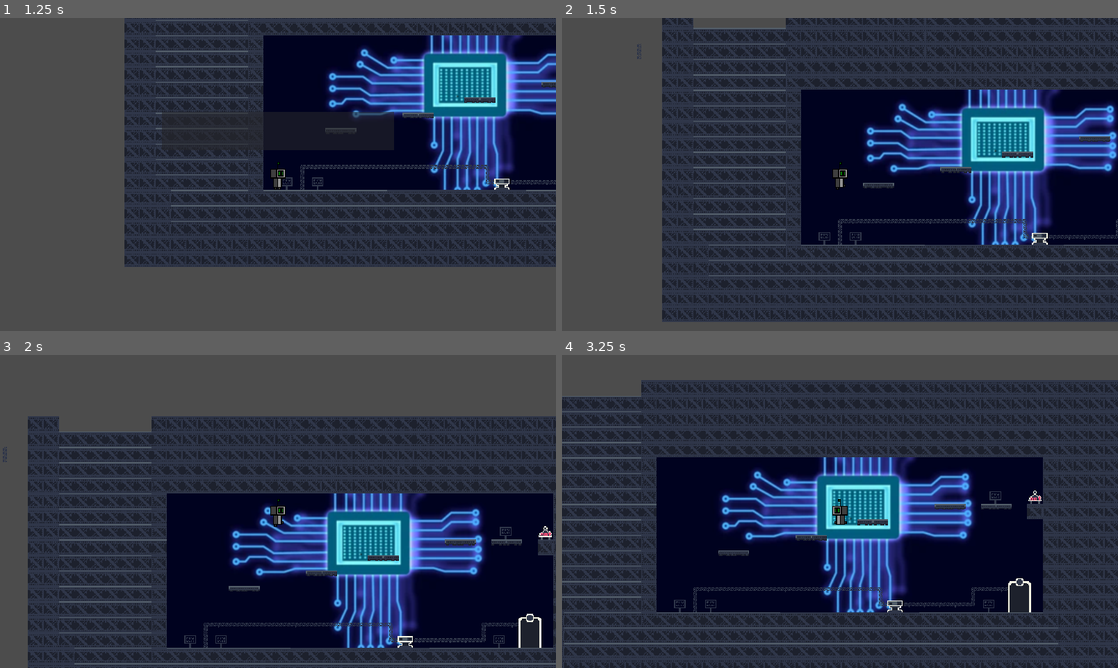
Above: before the commit, frames 1-4 (two rows, left to right).
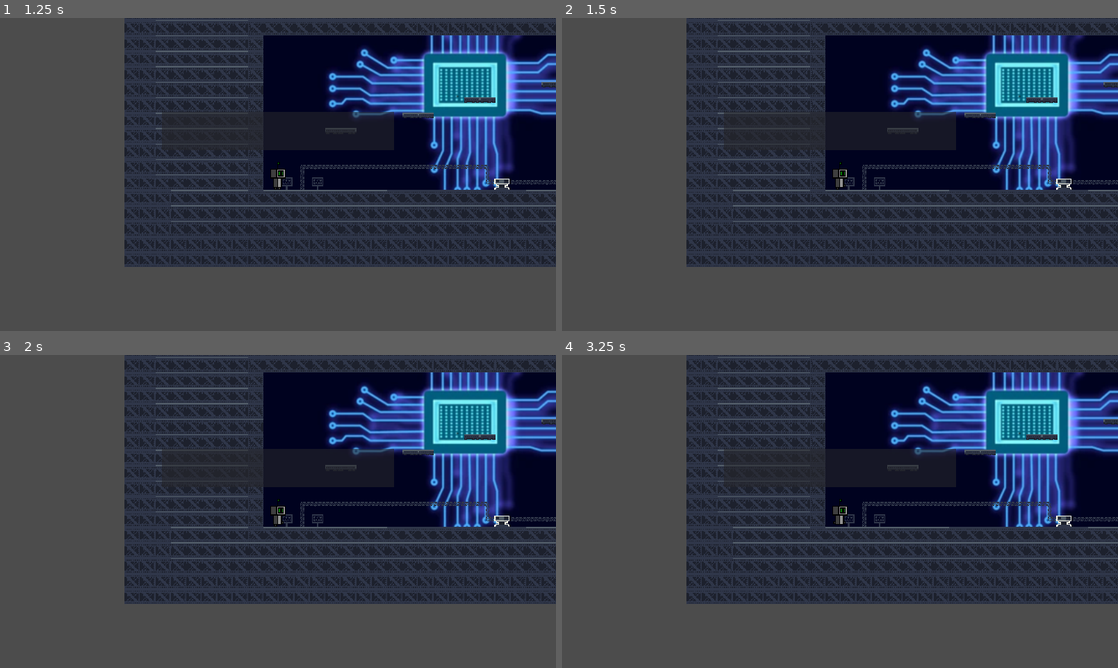
Above: after the commit, the same moments.

Repository: Raimdrs/Circuitron
Game: Godot game, scene res://scenes/ui/main_menu/main_menu.tscn
The game is run twice, just before and just after one commit, with the same random seed, the same clock (stepped at 60 frames per second) and the same inputs.
Inputs:
- Up to frame 1 (1.25 s): click "Jogar" at 0.5 s
- Up to frame 2 (1.5 s): tap Enter at 1.25 s; hold Right (ui_right) from 1.28 s (still down); tap Up (ui_up) at 1.35 s
- Up to frame 3 (2 s): keep holding Right (ui_right); tap Up (ui_up) at 1.52, 1.82 s
- Up to frame 4 (3.25 s): tap Up (ui_up) at 2.1, 2.27, 2.57, 2.85 s; release Right (ui_right) at 2.78 s; hold Left (ui_left) from 2.78 s (still down)

Frame 1 is identical in both runs. In frame 2, 64% of the frame differs, in the area x 13-100%, y 0-98%; in frame 3, 82%; in frame 4, 90%, in the area x 0-100%, y 0-100%.
Error in both runs: Invalid set index 'visible' (on base: 'Node2D (dialog_text.gd)') with value of type 'Nil'. (res://scenes/dialog_text/dialog_text.gd:11)

Commit message:
refactor: refatora movimentação do personagem

Diff:
--- a/scenes/player/player.gd
+++ b/scenes/player/player.gd
@@ -14,17 +14,15 @@
 	_velocity.y += gravity * _delta
 	var friction = false
 
-	if Input.is_action_pressed("ui_right"):
-		_velocity.x = min(_velocity.x + ACCELERATION, speed.x)
-		anim_switch("run")
-		animated_sprite.flip_h = false
-	elif Input.is_action_pressed("ui_left"):
-		_velocity.x = max(_velocity.x - ACCELERATION, -speed.x)
-		anim_switch("run")
-		animated_sprite.flip_h = true
-	else:
+	var direction = Input.get_vector("ui_left", "ui_right", "ui_down", "ui_up")
+	if direction.x == 0:
 		anim_switch("idle")
 		friction = true
+	else:
+		anim_switch("run")
+		animated_sprite.flip_h = direction == -1
+
+	_velocity.x = clamp(_velocity.x + direction.x * ACCELERATION, -speed.x, speed.x)
 
 	if is_on_floor():
 		if Input.is_action_just_pressed("ui_up"):
